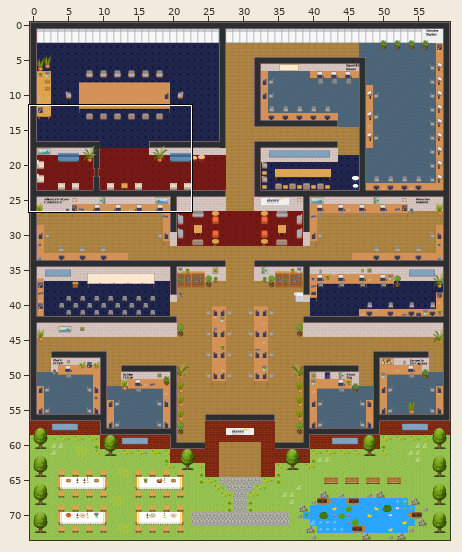
A Tiled map (JSON) gets an edit: maps/mapLobby.tmj. Above, an overview of the earlier version with the close-up marked.
Close-up. Old version:
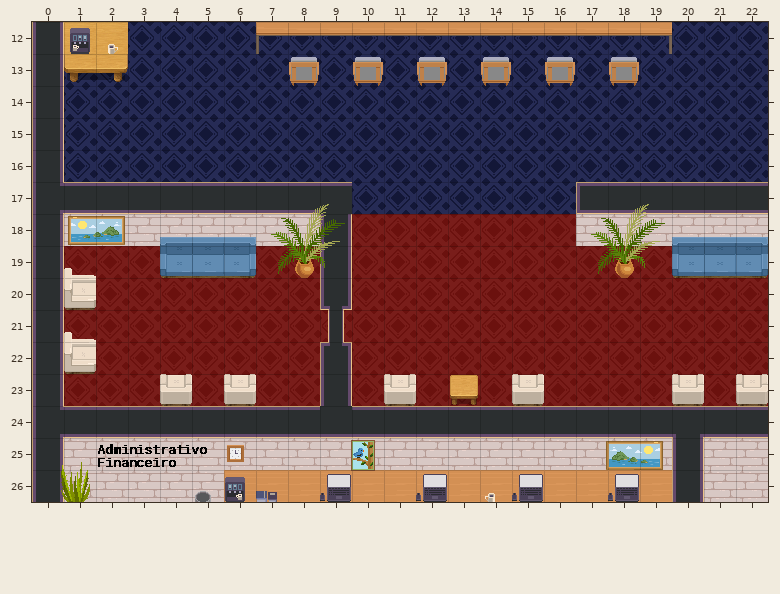
Cells are 32x32 px. Shown: x 0..22, y 12..26.
After the commit:
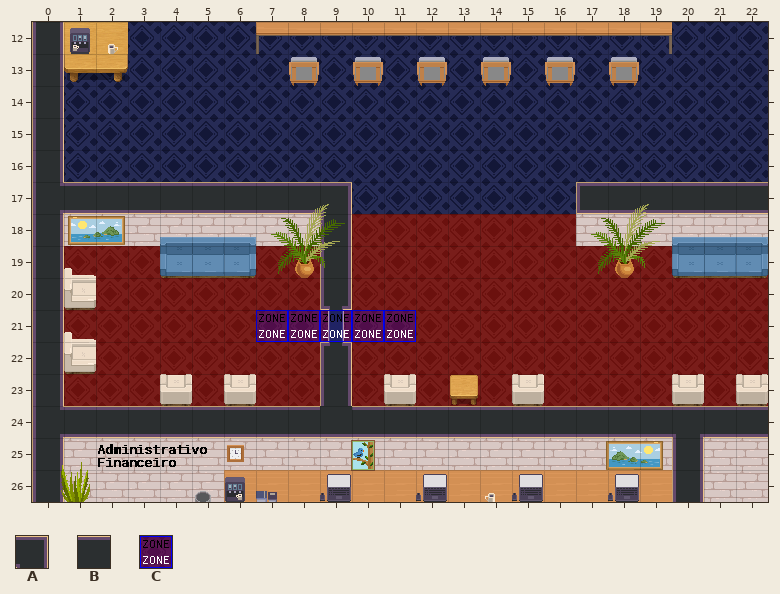
Key: from "WA_Room_Builder": A 29, B 156; from "WA_Special_Zones": C 7.
_ is an empty cell.
Tiles of an added or newly shown layer are drawn over the layers below it.
See-through tiles are keyed as they look on the map.
From the commit log: Ajuste no tempo da porta aberta para convidados
The exact change:
Layer "Paredes":
y 17: x 9 B -> A
Layer "OpenZoneDoor01" (now shown):
y 21: x 10..11 __ -> CC
Layer "OpenZoneDoor02" (now shown):
y 21: x 7..9 ___ -> CCC
Changed places in both close-ups, as pixel boxes (x1, y1, x2, y2):
changed: (320, 183, 352, 214)
added: (256, 310, 416, 342)
